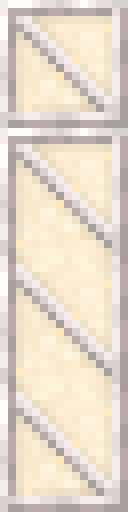
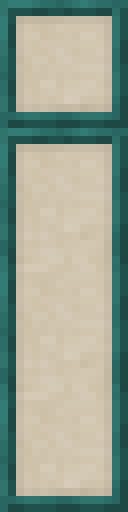
Comparing the layer stacks of the two 128 x 512 images. Changes:
showed group "WARPED" (9 layers) over bbox(0, 0, 128, 512)
hid group "PALE_OAK" (12 layers) over bbox(0, 0, 128, 512)
